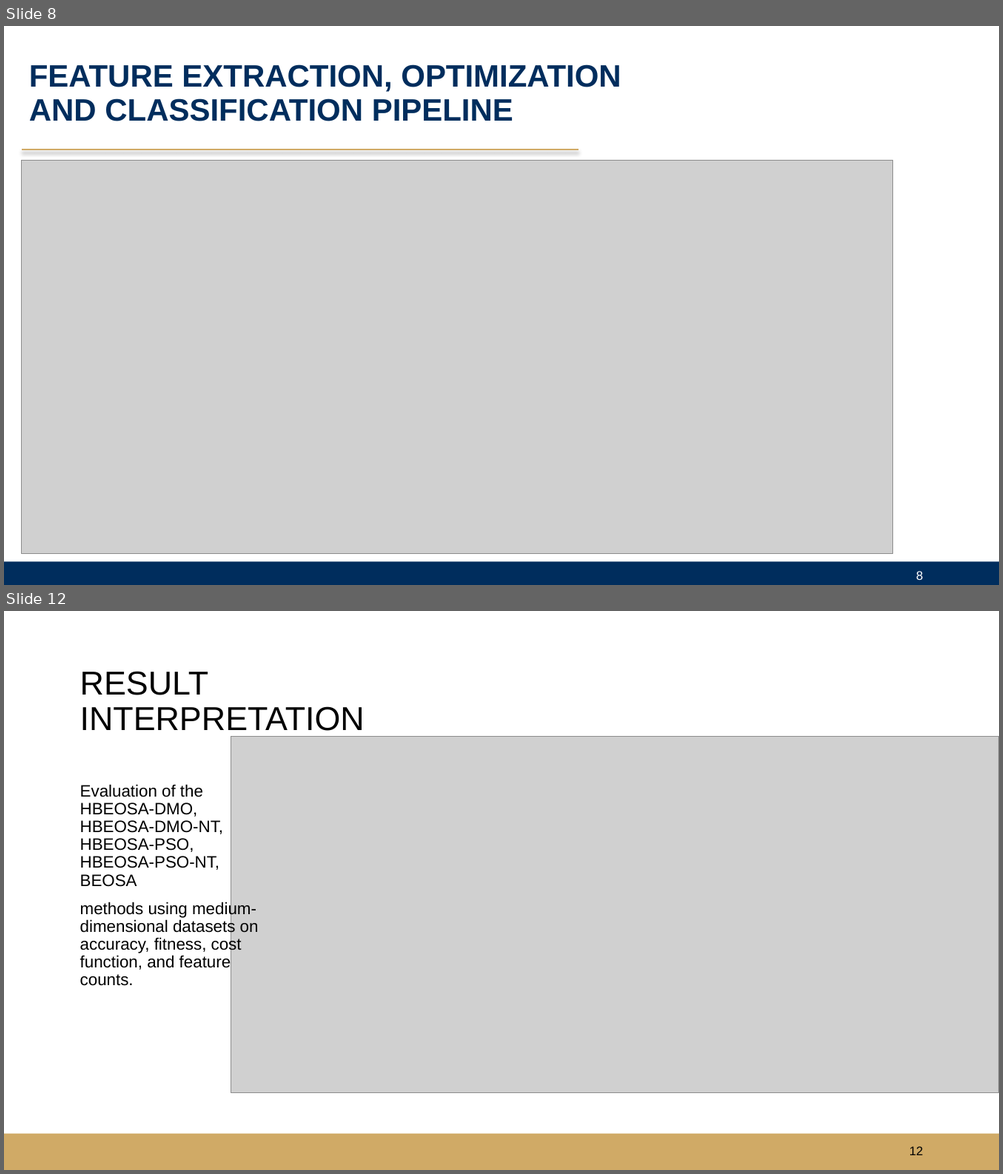
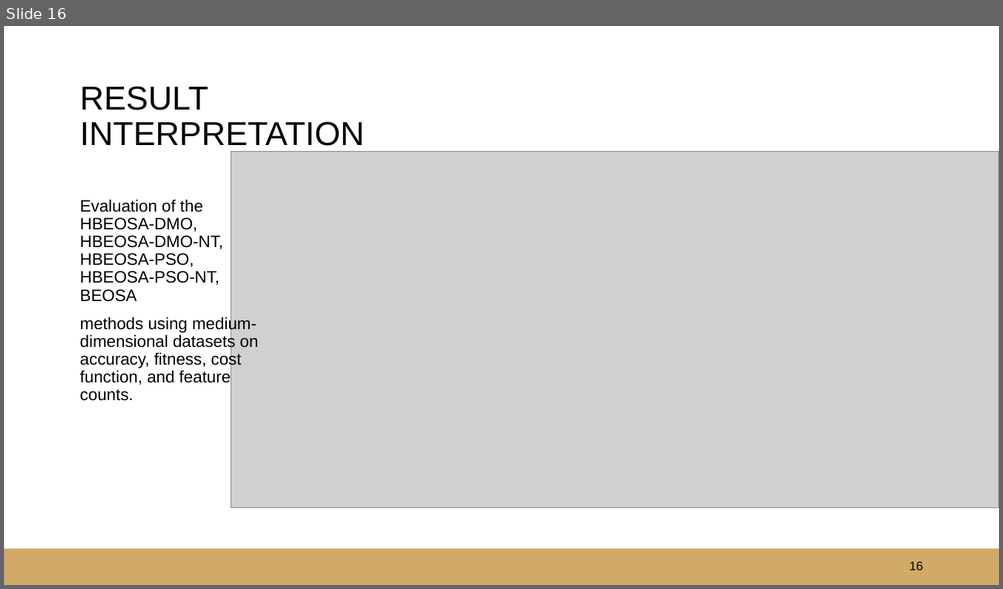
Before and after one commit to justicetetteh233/FINAL_YEAR_PROJECT_SEMI_FINISHED_VERSION, a slide deck: INSIGHT_SLIDES/An_adaptation_of_hybrid_binary_optimization_algorithms_for_3_version_presentation_1 copy.pptx. Shown one above the other, each under a label of ours: slides 8 and 12 before the commit, slide 16 after it; the slides between them are not shown. The pictures are 1003x1174 and 1003x589 pixels, drawn with LibreOffice and Linux fonts; fonts in the diff are those of the drawing; grey boxes stand for pictures; background and template pictures are left out. Boxes give left, top, right and bottom in pixels: in the first picture for what was removed or moved away, otherwise in the second. Text is boxed around its words. In the diff, an @@ line names an element or a change of style, - is before the commit and + after.

```diff
--- a/INSIGHT_SLIDES/An_adaptation_of_hybrid_binary_optimization_algorithms_for_3_version_presentation_1 copy.pptx
+++ b/INSIGHT_SLIDES/An_adaptation_of_hybrid_binary_optimization_algorithms_for_3_version_presentation_1 copy.pptx
@@ slide 8 removed at (4, 26, 999, 585), background #FFFFFF @@
@@ title removed at (29, 64, 620, 121) @@
-FEATURE EXTRACTION, OPTIMIZATION AND CLASSIFICATION PIPELINE
@@ line removed from (22, 150) to (578, 150) @@
@@ picture removed at (22, 160, 893, 554) @@
@@ rectangle removed at (4, 562, 999, 585) @@
@@ page number removed at (916, 571, 922, 580) @@
-8
@@ what was slide 12 is now slide 16 @@
@@ page number at (909, 562, 923, 571): text changed @@
-12
+16
```
Also in this commit, not shown: 6 slides changed, 9 slides added, 5 other slides removed, 10 other files.
